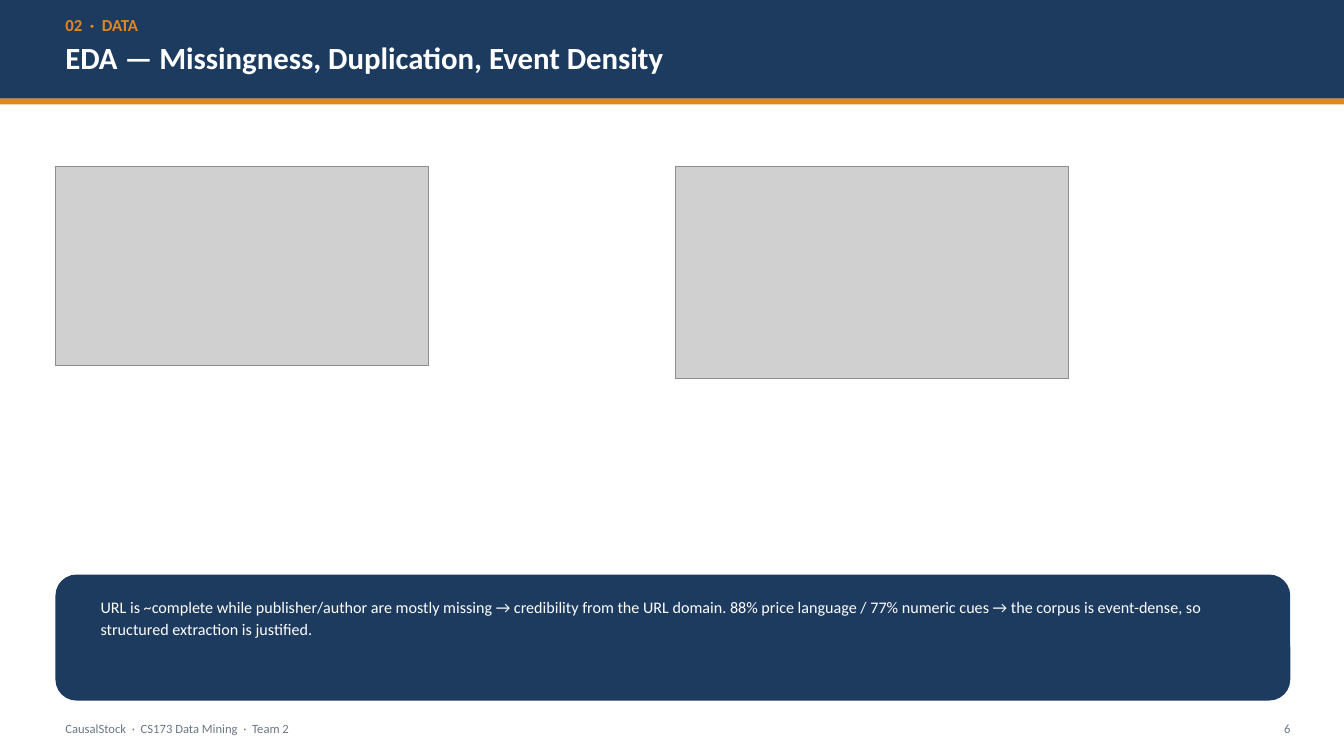
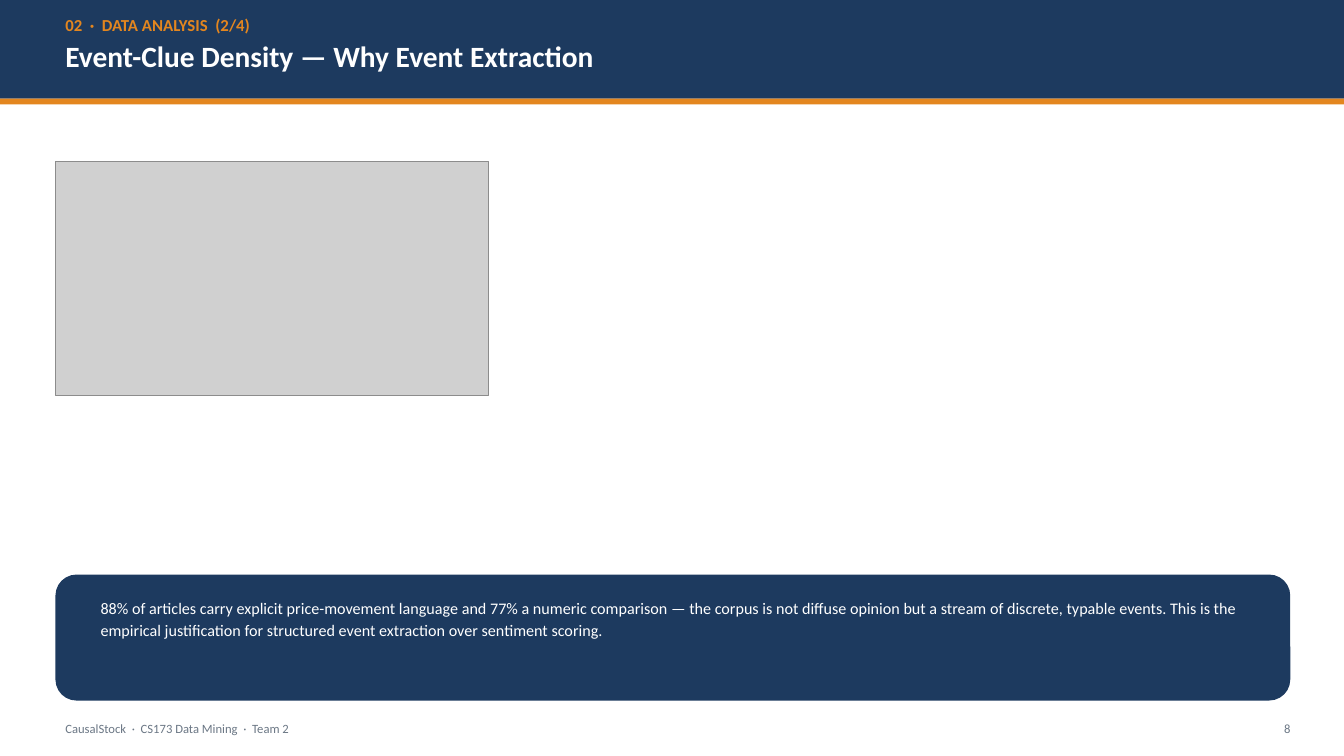
Before and after one commit to LovelyC-kx/dddmmm, a slide deck: slide 8 of DirectionA/docs/final-deck/CausalStock_CS173_Final_EN.pptx (slide 6 before the commit). Drawn at 1344x756 pixels with LibreOffice and Linux fonts; fonts in the diff are those of the drawing; grey boxes stand for pictures. Boxes give left, top, right and bottom in pixels: in the first picture for what was removed or moved away, otherwise in the second. Text is boxed around its words. In the diff, an @@ line names an element or a change of style, - is before the commit and + after.

```diff
--- a/DirectionA/docs/final-deck/CausalStock_CS173_Final_EN.pptx
+++ b/DirectionA/docs/final-deck/CausalStock_CS173_Final_EN.pptx
@@ text at (65,18,250,34): text changed @@
-02 · DATA
+02 · DATA ANALYSIS (2/4)
@@ text at (65,46,593,72): text changed; size 22 to 21 pt @@
-EDA — Missingness, Duplication, Event Density
+Event-Clue Density — Why Event Extraction
@@ picture: place and size @@
-picture at (55,166,429,365)
+picture at (55,161,489,395)
@@ picture removed at (676,166,1069,379) @@
@@ text at (101,602,1236,639): text changed @@
-URL is ~complete while publisher/author are mostly missing → credibility from the URL domain. 88% price language / 77% numeric cues → the corpus is event-dense, so structured extraction is justified.
+88% of articles carry explicit price-movement language and 77% a numeric comparison — the corpus is not diffuse opinion but a stream of discrete, typable events. This is the empirical justification for structured event extraction over sentiment scoring.
```
Also in this commit, not shown: 15 other slides changed, 3 slides added, 4 other files.
